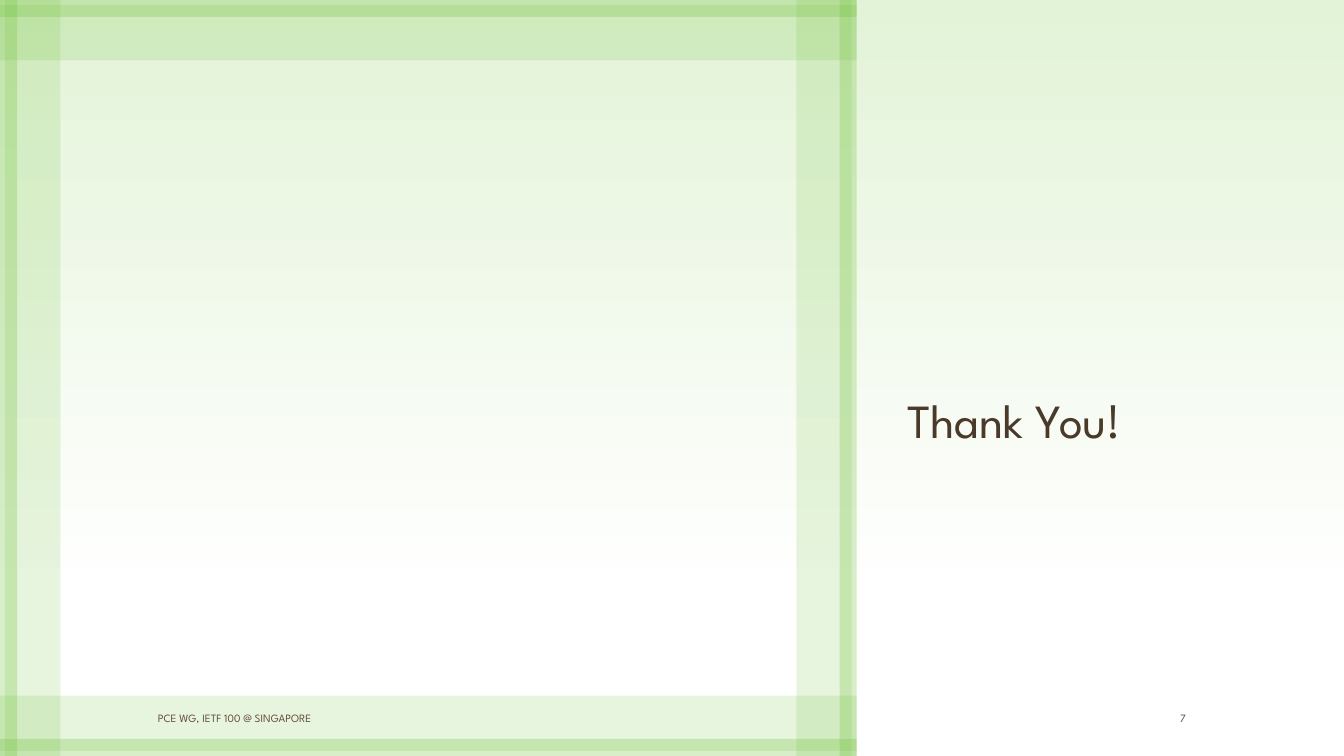
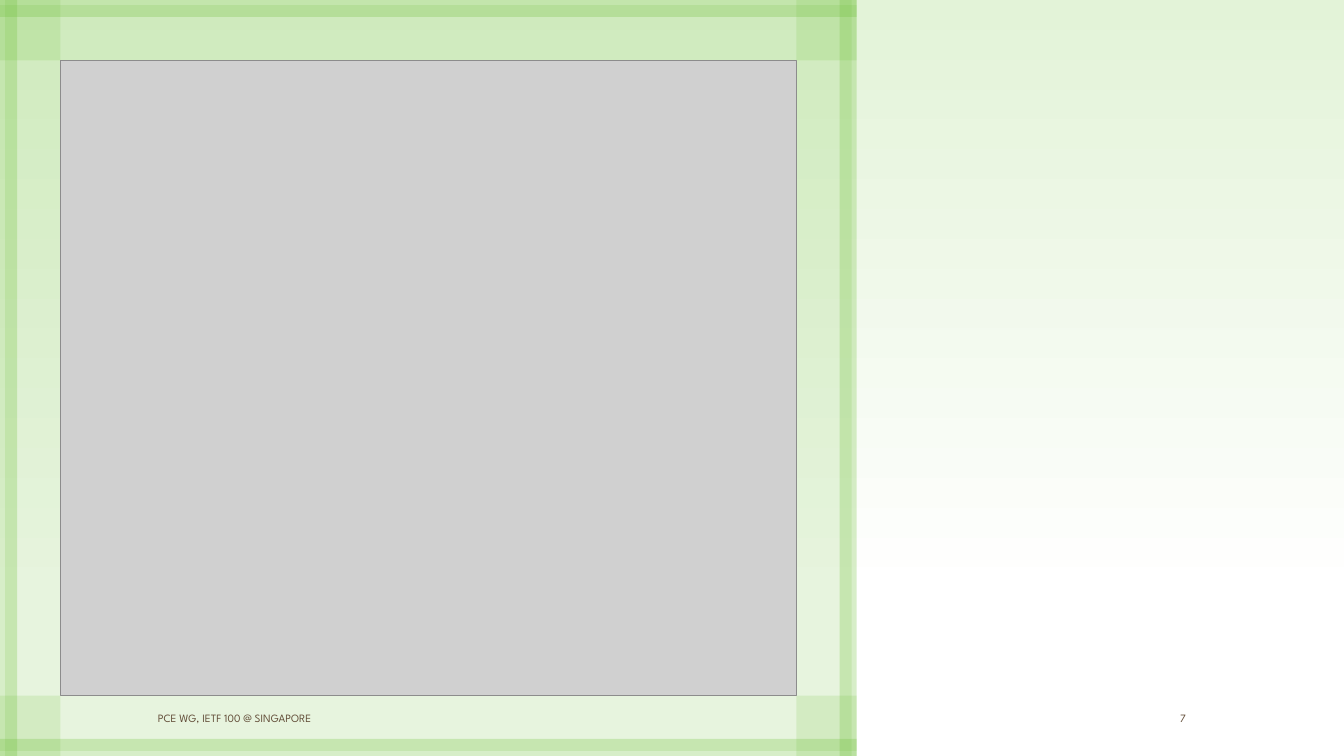
Before and after one commit to dhruvdhody-huawei/100, a slide deck: slide 7 of PCEP Extensions for Segment Routing leveraging the IPv6.pptx. Drawn at 1344x756 pixels with LibreOffice and Linux fonts; fonts in the diff are those of the drawing; grey boxes stand for pictures. Boxes give left, top, right and bottom in pixels: in the first picture for what was removed or moved away, otherwise in the second. Text is boxed around its words. In the diff, an @@ line names an element or a change of style, - is before the commit and + after.

```diff
--- a/PCEP Extensions for Segment Routing leveraging the IPv6.pptx
+++ b/PCEP Extensions for Segment Routing leveraging the IPv6.pptx
@@ picture added at <box>60,60,797,696</box> @@
@@ title removed at <box>907,405,1122,439</box> @@
-Thank You!
```
Also in this commit, not shown: 5 other slides changed, 1 other file.
